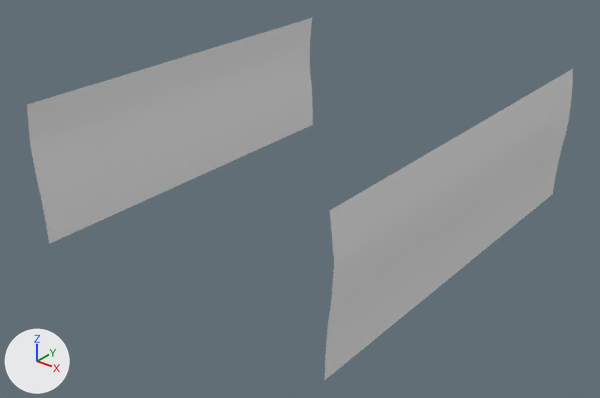
The OBJ model src/resources/Graphics/door.obj as it was, and as the next commit left it.
Both versions are drawn from a 50 mm camera at (1.763, -0.766, 1.633) aimed at (-0.017, 1.459, 0.253). The lights are fixed; the arrows at lower left show +X, +Y and +Z. Where no turn or scale is listed for an object, it has been applied to the vertices.

Names of what the first picture shows: 'Hood.007_Plane.015', 'Hood.008_Plane.034'.
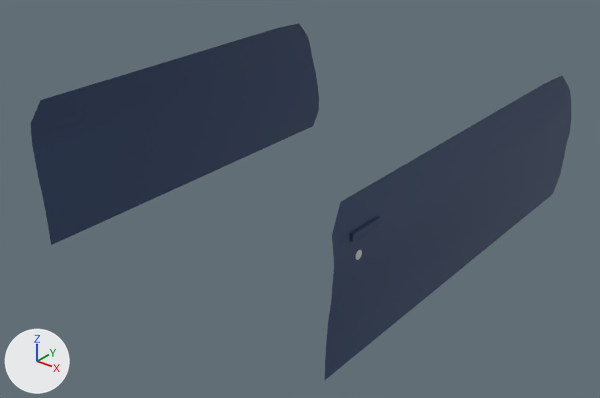
Boxes (x1, y1, x2, y2) around the edits, measured in the pictures (600 x 398 px; the box of a moved part takes in the faces that stretch with it):
'Hood.008_Plane.034', recoloured, reshaped (grey to blue, 117% wider, 14% taller)
    before: (325, 69, 573, 380)
    after: (31, 24, 571, 380)
'Hood.007_Plane.015', deleted
    before: (27, 18, 313, 244)
part 1 of me_hood_008_plane_034, added
    after: (355, 250, 362, 260)
part 2 of me_hood_008_plane_034, added
    after: (349, 224, 367, 242)
part 3 of me_hood_008_plane_034, added
    after: (364, 216, 381, 233)
part 4 of me_hood_008_plane_034, added
    after: (49, 120, 65, 130)
part 5 of me_hood_008_plane_034, added
    after: (64, 115, 80, 125)
part 6 of me_hood_008_plane_034, added (blue)
    after: (31, 24, 319, 245)
part 7 of me_hood_008_plane_034, moved or reshaped
    before: (330, 69, 573, 235)
    after: (332, 76, 571, 235)

The edits, one by one:
Material 'paint' (mat_paint) changes colour from white #e7e7e7 to dark blue #2a4063; in linear values from (0.8, 0.8, 0.8) to (0.0231, 0.0516, 0.126).
Material 'CHROME' (mat_chrome) is new.
Its base color is (0.64, 0.64, 0.64) (light grey #d1d1d1).
Its roughness is 0.69.
me_hood_008_plane_034 is used by ob_hood_008_plane_034; location (0.0, 0.0, 0.0).
me_hood_008_plane_034 had 91 vertices, 144 faces and spanned x 0.63..0.66, y 0.76..2.33, z 0.14..0.68.
me_hood_008_plane_034 now has 1558 vertices, 2768 faces, 80 loose edges and spans x -0.66..0.66, y 0.76..2.38, z 0.14..0.69.
me_hood_008_plane_034 part 1: a new loose piece of 256 vertices spanning x 0.65..0.66, y 0.86..0.89, z 0.5..0.52, in mat_chrome (light grey #d1d1d1).
me_hood_008_plane_034 part 2: a new loose piece of 216 vertices spanning x 0.65..0.66, y 0.83..0.9, z 0.57..0.59, in mat_paint (dark blue #2a4063).
me_hood_008_plane_034 part 3: a new loose piece of 216 vertices spanning x 0.65..0.66, y 0.9..0.96, z 0.57..0.59, in mat_paint (dark blue #2a4063).
me_hood_008_plane_034 part 4: a new loose piece of 216 vertices spanning x -0.66..-0.65, y 0.83..0.9, z 0.57..0.59, in mat_paint (dark blue #2a4063).
me_hood_008_plane_034 part 5: a new loose piece of 216 vertices spanning x -0.66..-0.65, y 0.9..0.96, z 0.57..0.59, in mat_paint (dark blue #2a4063).
me_hood_008_plane_034 part 6: a new loose piece of 91 vertices spanning x -0.66..-0.63, y 0.76..2.38, z 0.14..0.69, in mat_paint (dark blue #2a4063).
me_hood_008_plane_034 part 7: 9 vertices moved from x 0.63..0.65, y 0.76..2.33, z 0.21..0.68 to x 0.63..0.65, y 0.81..2.38, z 0.21..0.69; 8 vertices removed from x 0.64..0.65, y 2.07..2.33, z 0.28..0.68; 8 vertices added at x 0.64..0.65, y 2.07..2.38, z 0.28..0.69.
me_hood_008_plane_034 now uses material mat_chrome (light grey #d1d1d1).
Object 'Hood.007_Plane.015' (ob_hood_007_plane_015) is deleted.
